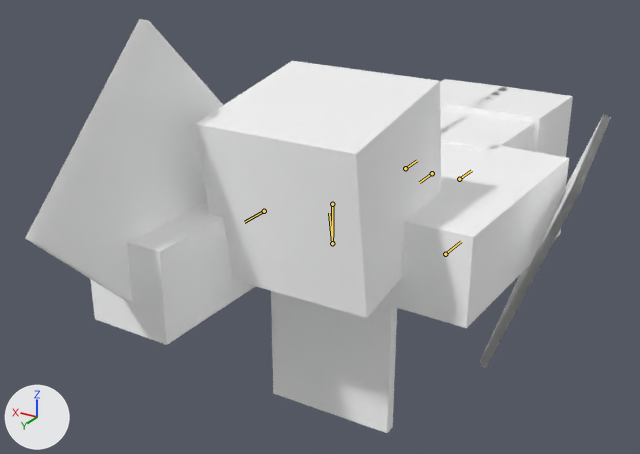
What one commit did to the glTF model models/skinsdb_3d_armor_character_5_hover.glb.
Before and after are seen from a 50 mm camera at (-11.4, 19.9, 12.1) aimed at (1.3, -1.2, 1.5). Arrows for +X, +Y and +Z are at lower left; the lights stay in place. The first picture is the older version. Both versions are drawn at frame 120 of the action 'FlyFast1'; the numbers are the values there. The bones that change, and the others that lie on the model, are drawn over the model as lines.

Names of what the first picture shows: 'Player'.
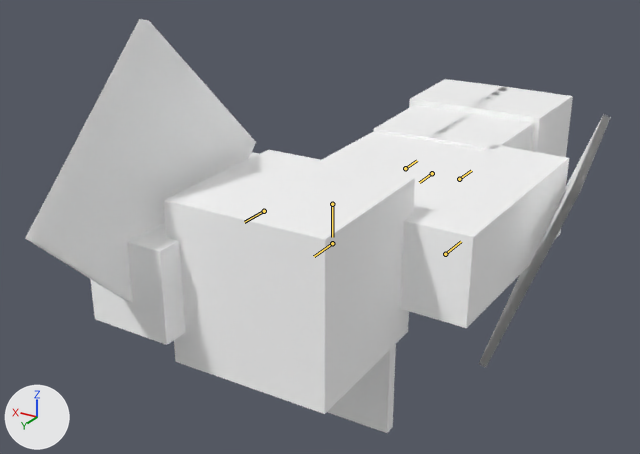
Scene script edits in JSON lines:
```json
{"block": "bone_head", "where": "bone_head = bpy.data.objects['Armature'].pose.bones['Head']  # child of 'Body'"}
{"op": "set", "path": "bone_head.rotation_quaternion", "old": "(0.76, 0.649, 0.0, 0.0)", "new": "(1.0, 0.0, 0.0, 0.0)", "note": "degrees (81, 0, 0) -> degrees (0, 0, 0)"}
```

Changed parts and their boxes [x1, y1, x2, y2] in the pictures (640 x 454 px):
```json
{"object": "Player", "change": "posed", "before": [25, 19, 611, 433], "after": [25, 19, 611, 433]}
{"bone": "Head", "before": "(332, 243) to (329, 213)", "after": "(332, 243) to (314, 256)"}
```
